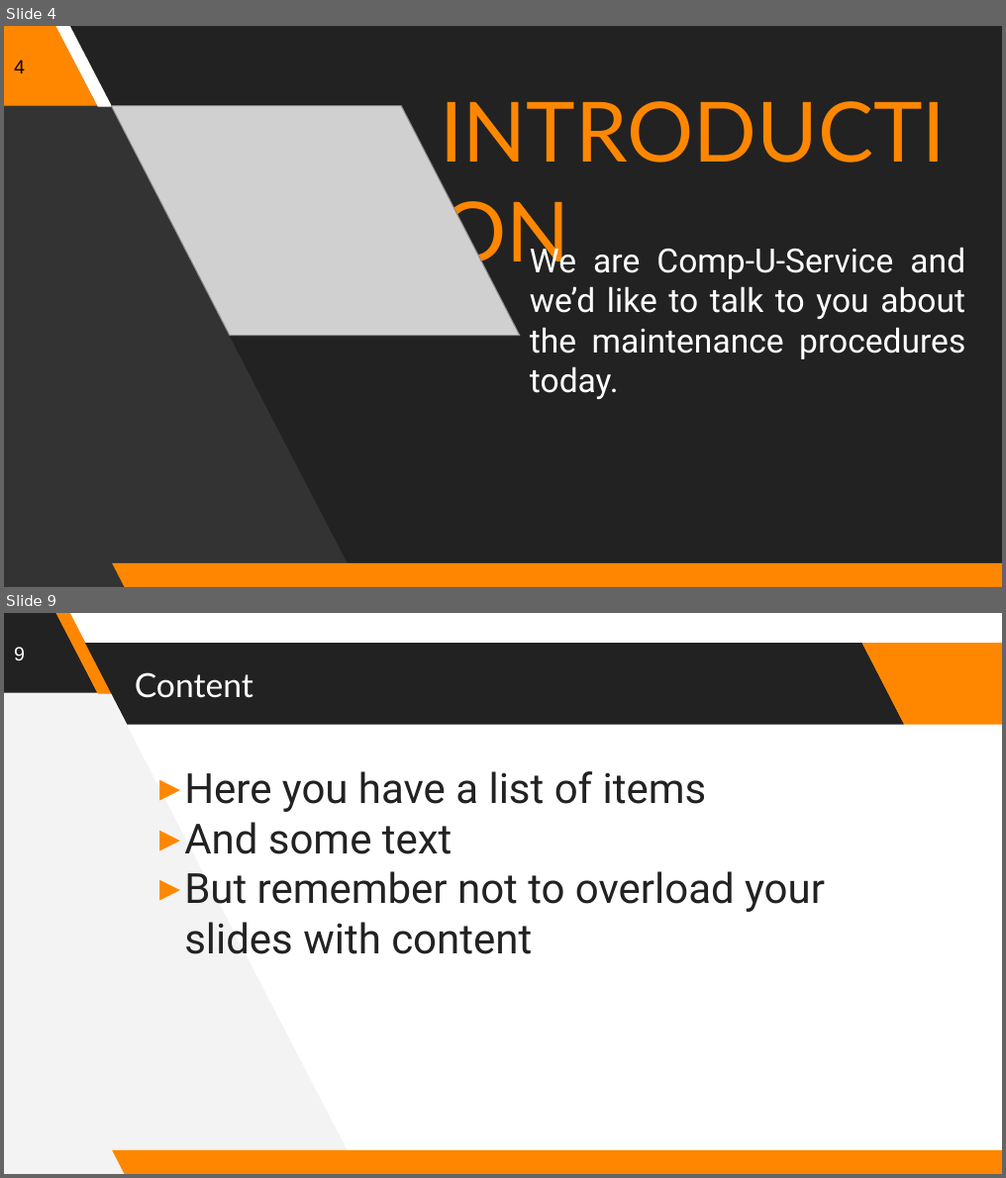
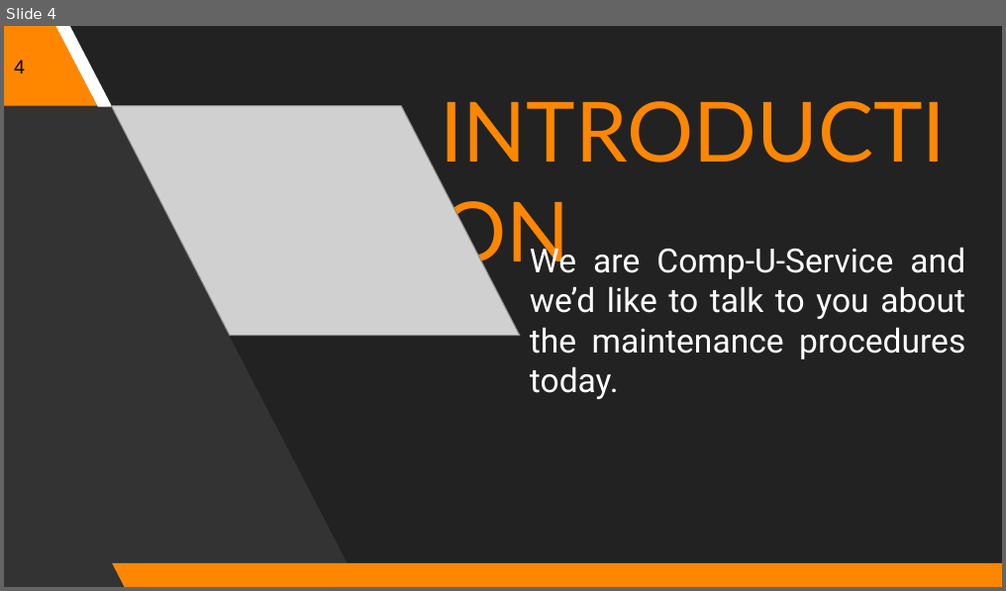
Before and after one commit to Reboocca/Blokboek5, a slide deck: 4_Onderhoudsprocedures/Presentation.pptx. Shown one above the other, each under a label of ours: slides 4 and 9 before the commit, slide 4 after it; the slides between them are not shown. The pictures are 1006x1178 and 1006x591 pixels, drawn with LibreOffice and Linux fonts; fonts in the diff are those of the drawing; grey boxes stand for pictures. Boxes give left, top, right and bottom in pixels: in the first picture for what was removed or moved away, otherwise in the second. Text is boxed around its words. In the diff, an @@ line names an element or a change of style, - is before the commit and + after.

```diff
--- a/4_Onderhoudsprocedures/Presentation.pptx
+++ b/4_Onderhoudsprocedures/Presentation.pptx
@@ slide 9 removed at [4,613,1002,1174], background #FFFFFF; not listed: 1 template element that a slide beside it also shows @@
@@ freeform shape removed at [4,613,359,1174] @@
@@ parallelogram removed at [4,613,97,693] @@
@@ parallelogram removed at [55,613,113,694] @@
@@ page number removed at [14,647,25,661] @@
-9
@@ parallelogram removed at [85,643,904,725] @@
@@ parallelogram removed at [862,643,1002,725] @@
@@ title removed at [135,672,253,698] @@
-Content
@@ text removed at [184,771,825,955] @@
-▸ Here you have a list of items
-▸ And some text
-▸ But remember not to overload your slides with content
```
Also in this commit, not shown: 7 slides changed, 4 slides added, 25 other slides removed.
